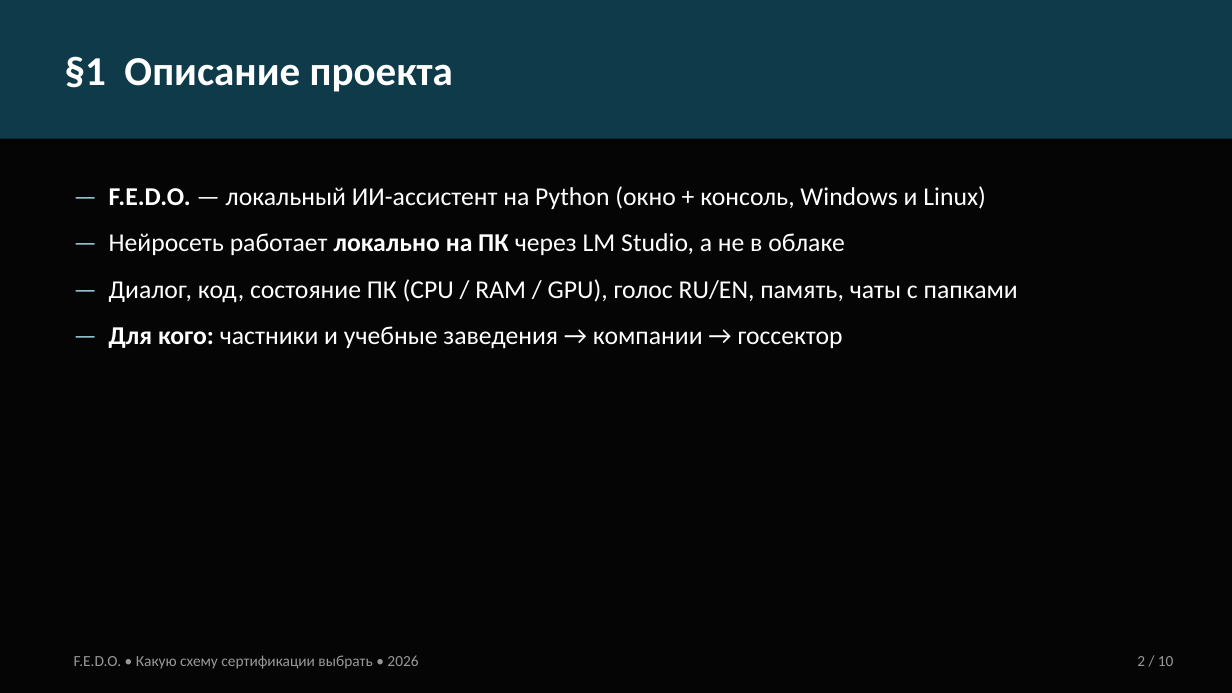
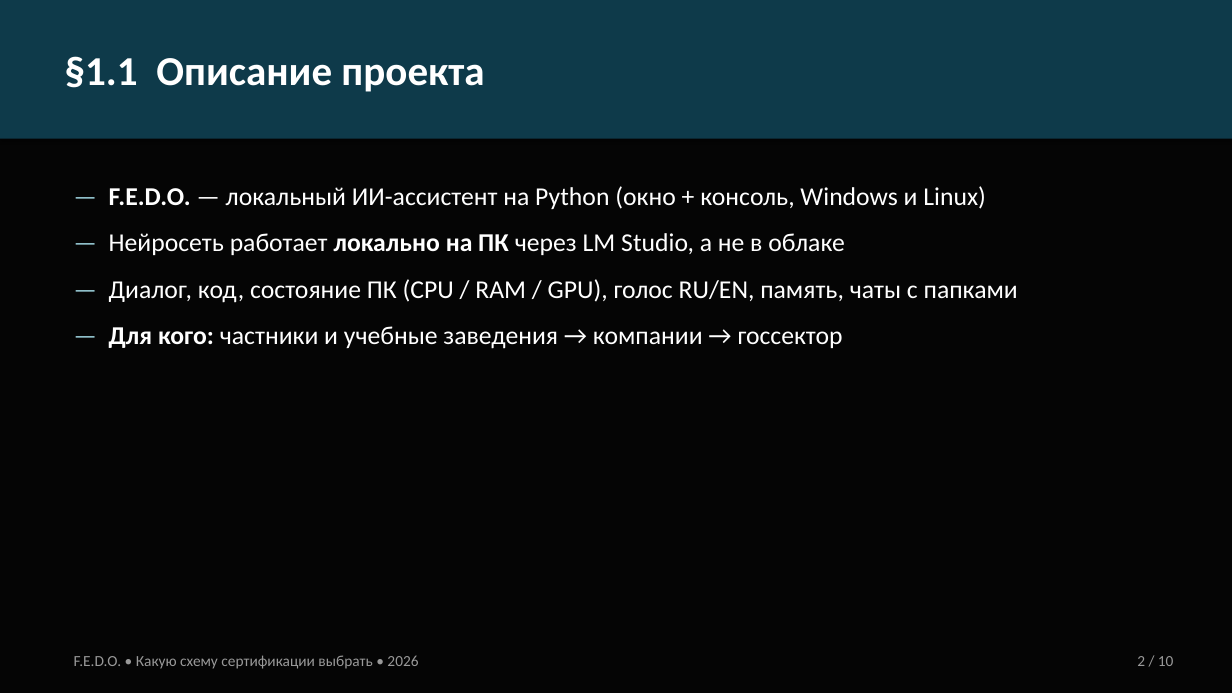
Before and after one commit to fedomirka-droid/F.E.D.O, a slide deck: slide 2 of docs/FEDO_certification_presentation.pptx. Drawn at 1232x693 pixels with LibreOffice and Linux fonts; fonts in the diff are those of the drawing. Boxes give left, top, right and bottom in pixels: in the first picture for what was removed or moved away, otherwise in the second. Text is boxed around its words. In the diff, an @@ line names an element or a change of style, - is before the commit and + after.

```diff
--- a/docs/FEDO_certification_presentation.pptx
+++ b/docs/FEDO_certification_presentation.pptx
@@ text in rectangle at (65, 56, 484, 92): text changed @@
-§1 Описание проекта
+§1.1 Описание проекта
```
Also in this commit, not shown: 6 other slides changed.
